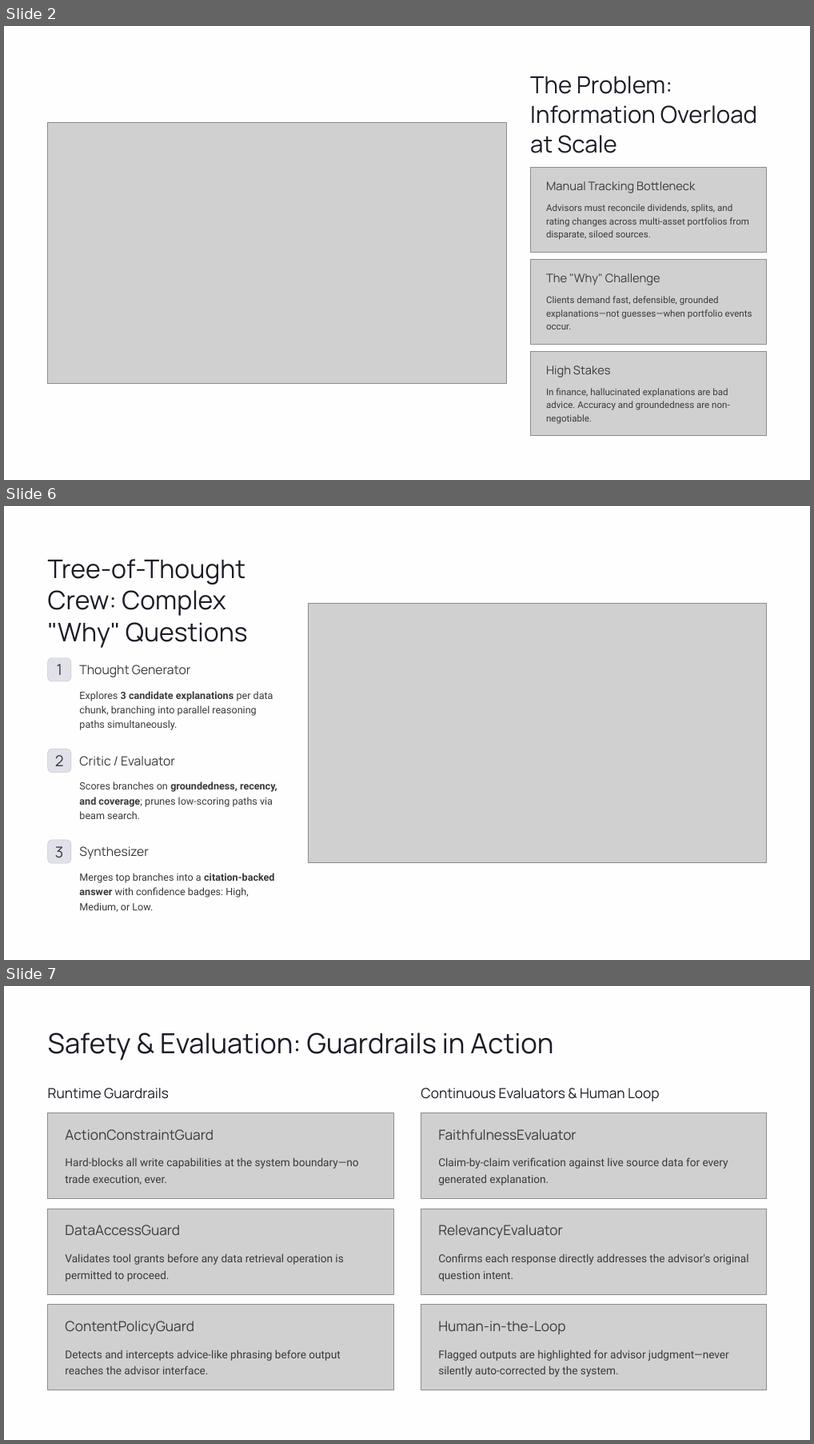
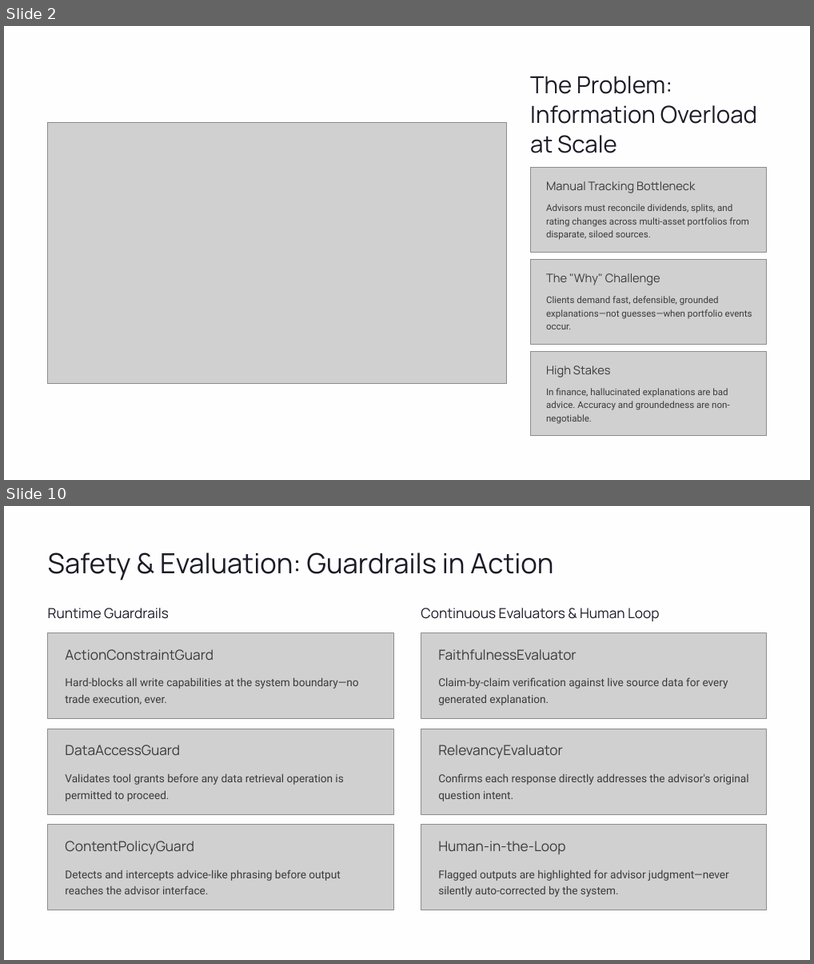
Before and after one commit to Irving0904/MarketForecastor, a slide deck: docs/market_forecaster_architecture.pptx. Shown one above the other, each under a label of ours: slides 2, 6 and 7 before the commit, slides 2 and 10 after it; the slides between them are not shown. The pictures are 814x1444 and 814x964 pixels, drawn with LibreOffice and Linux fonts; fonts in the diff are those of the drawing; grey boxes stand for pictures. Boxes give left, top, right and bottom in pixels: in the first picture for what was removed or moved away, otherwise in the second. Text is boxed around its words. In the diff, an @@ line names an element or a change of style, - is before the commit and + after.

```diff
--- a/docs/market_forecaster_architecture.pptx
+++ b/docs/market_forecaster_architecture.pptx
@@ slide 6 removed at <box>4,506,810,960</box>, background #FFFFFF; not listed: 2 template elements that a slide beside it also shows @@
@@ text removed at <box>48,559,248,648</box> @@
-Tree-of-Thought Crew: Complex "Why" Questions
@@ picture removed at <box>309,603,767,863</box> @@
@@ rounded rectangle removed at <box>47,658,71,681</box> @@
@@ text removed at <box>57,664,62,675</box> @@
-1
@@ text removed at <box>79,664,191,677</box> @@
-Thought Generator
@@ text removed at <box>79,691,274,730</box> @@
-Explores 3 candidate explanations per data chunk, branching into parallel reasoning paths simultaneously.
@@ rounded rectangle removed at <box>47,748,71,772</box> @@
@@ text removed at <box>55,755,64,766</box> @@
-2
@@ text removed at <box>79,756,175,766</box> @@
-Critic / Evaluator
@@ text removed at <box>79,781,278,819</box> @@
-Scores branches on groundedness, recency, and coverage; prunes low-scoring paths via beam search.
@@ rounded rectangle removed at <box>47,840,71,864</box> @@
@@ text removed at <box>55,846,63,858</box> @@
-3
@@ text removed at <box>79,846,149,859</box> @@
-Synthesizer
@@ text removed at <box>79,872,274,912</box> @@
-Merges top branches into a citation-backed answer with confidence badges: High, Medium, or Low.
@@ what was slide 7 is now slide 10 @@
```
Also in this commit, not shown: 2 slides changed, 8 slides added, 3 other slides removed.
